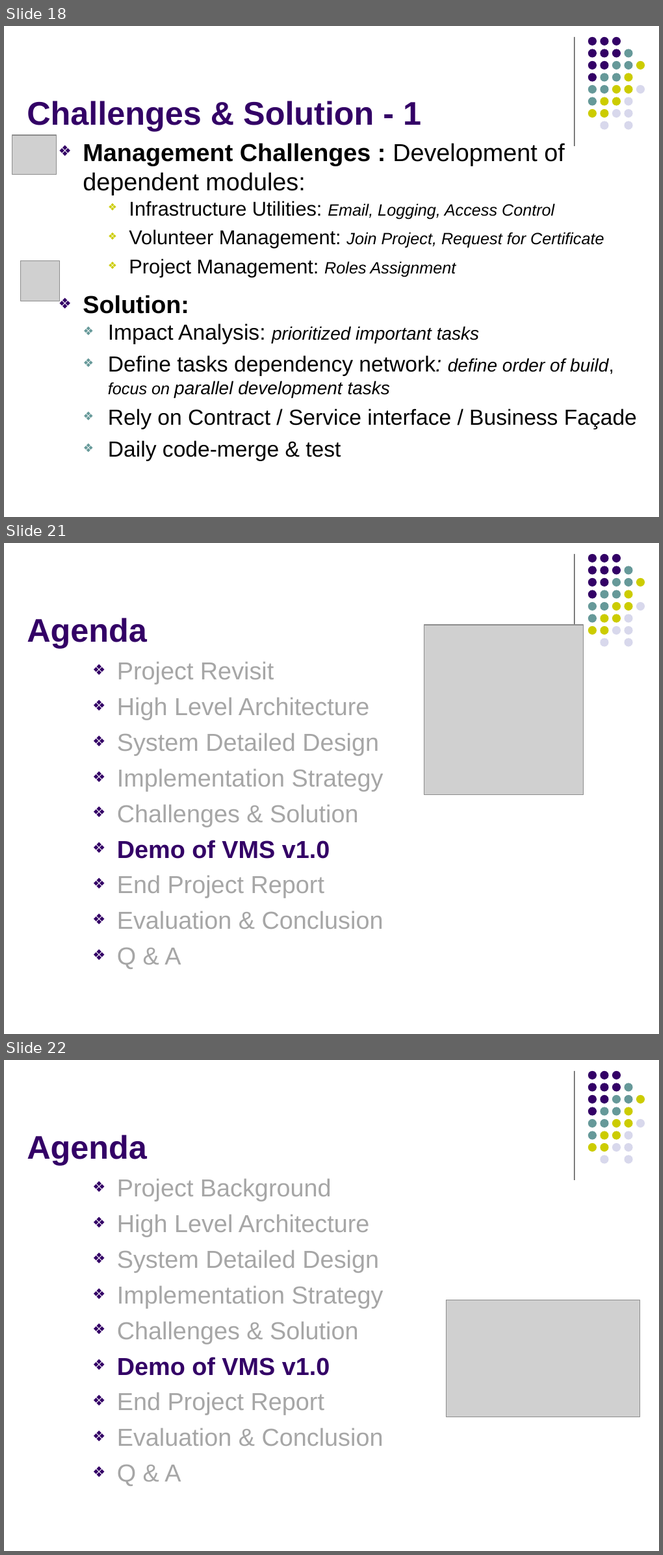
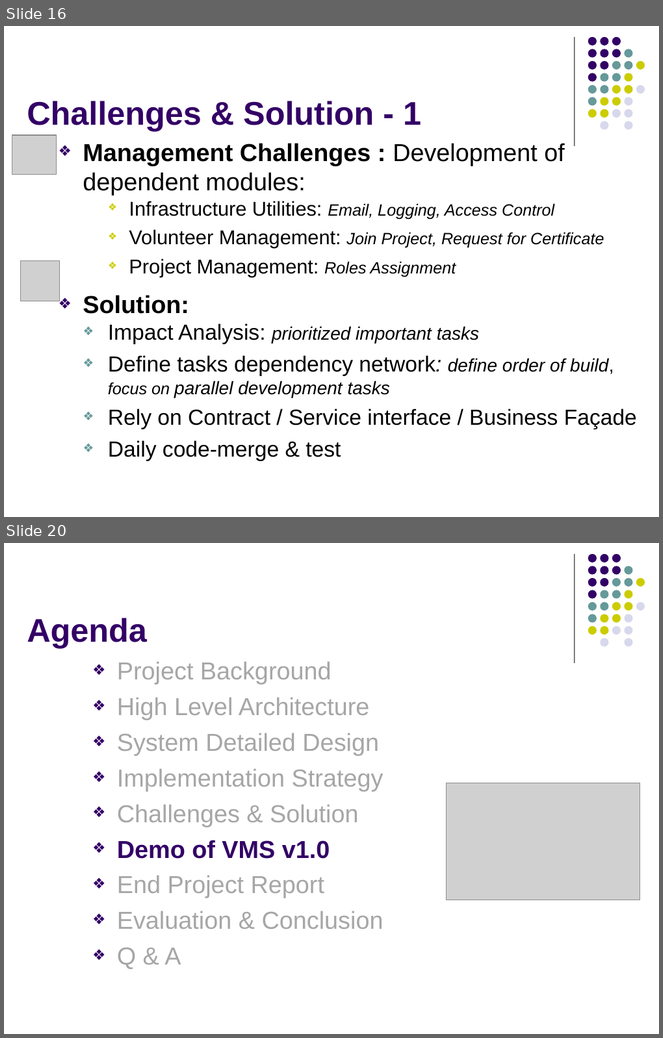
Before and after one commit to imireasa/mtech-se18-t08s, a slide deck: docs/W-9 Working Document/W-9.3 Presentation Slides/Phase 3/vms_presentation_3_v0.1.pptx. Shown one above the other, each under a label of ours: slides 18, 21 and 22 before the commit, slides 16 and 20 after it; the slides between them are not shown. The pictures are 663x1555 and 663x1038 pixels, drawn with LibreOffice and Linux fonts; fonts in the diff are those of the drawing; grey boxes stand for pictures. Boxes give left, top, right and bottom in pixels: in the first picture for what was removed or moved away, otherwise in the second. Text is boxed around its words. In the diff, an @@ line names an element or a change of style, - is before the commit and + after.

```diff
--- a/docs/W-9 Working Document/W-9.3 Presentation Slides/Phase 3/vms_presentation_3_v0.1.pptx
+++ b/docs/W-9 Working Document/W-9.3 Presentation Slides/Phase 3/vms_presentation_3_v0.1.pptx
@@ slide 21 removed at box(4, 543, 659, 1034), background #FFFFFF; not listed: 32 template elements that a slide beside it also shows @@
@@ title removed at box(27, 618, 147, 648) @@
-Agenda
@@ picture removed at box(425, 625, 584, 795) @@
@@ text removed at box(117, 662, 384, 969) @@
-❖ Project Revisit
-❖ High Level Architecture
-❖ System Detailed Design
-❖ Implementation Strategy
-❖ Challenges & Solution
-❖ Demo of VMS v1.0
-❖ End Project Report
-❖ Evaluation & Conclusion
-❖ Q & A
@@ what was slide 18 is now slide 16 @@
@@ what was slide 22 is now slide 20 @@
```
Also in this commit, not shown: 5 slides changed, 3 slides added, 2 other slides removed.
